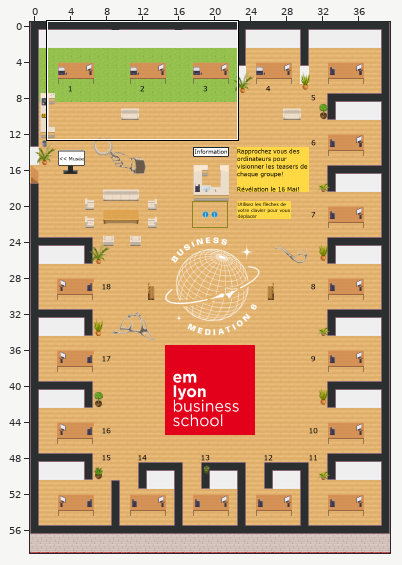
Two states of a Tiled map (JSON), map.tmj. The picture above shows the old version from afar; the outline marks the close-up.
Close-up. The starting point:
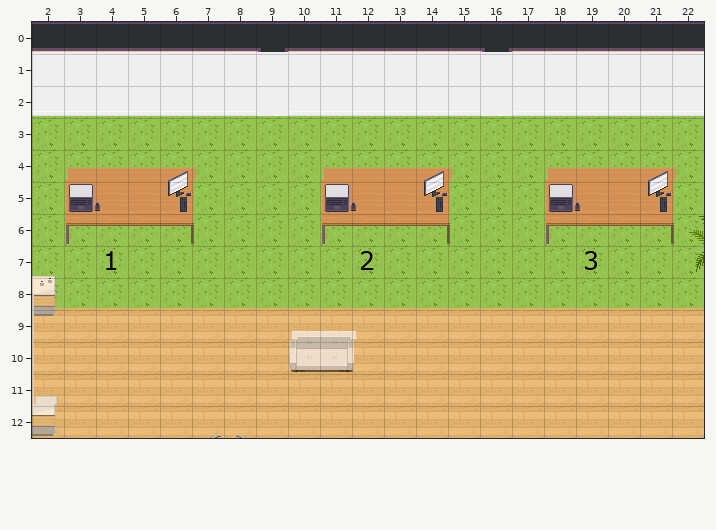
Cells are 32x32 px. Shown: x 2..22, y 0..12. The commit also changed other parts of the map, which this record leaves out.
Now the later version:
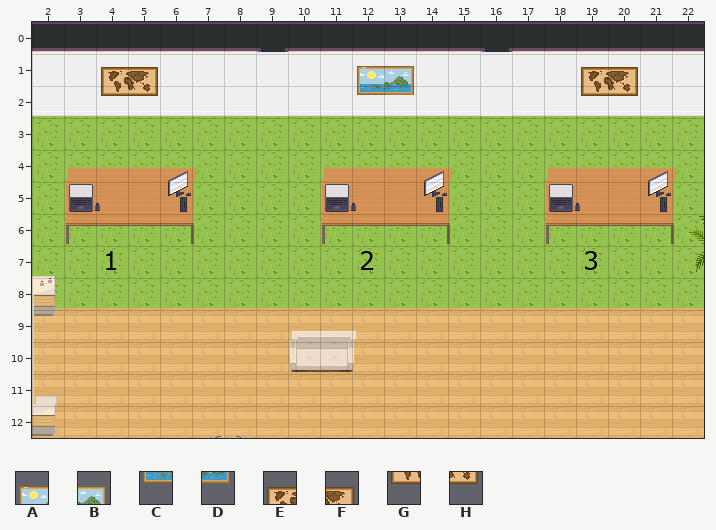
Key: from "WA_Decoration": A 6, B 7, C 18, D 19, E 30, F 31, G 42, H 43.
_ is an empty cell.
Difference:
Layer "furniture/furniture3":
y 1: x 4..5 __ -> EF; x 12..13 __ -> AB; x 19..20 __ -> EF
y 2: x 4..5 __ -> GH; x 12..13 __ -> CD; x 19..20 __ -> GH
Pixel boxes of the changes (left, top, right, bottom) in both close-ups:
added: (101, 67, 158, 96)
added: (357, 66, 414, 95)
added: (581, 67, 638, 96)
